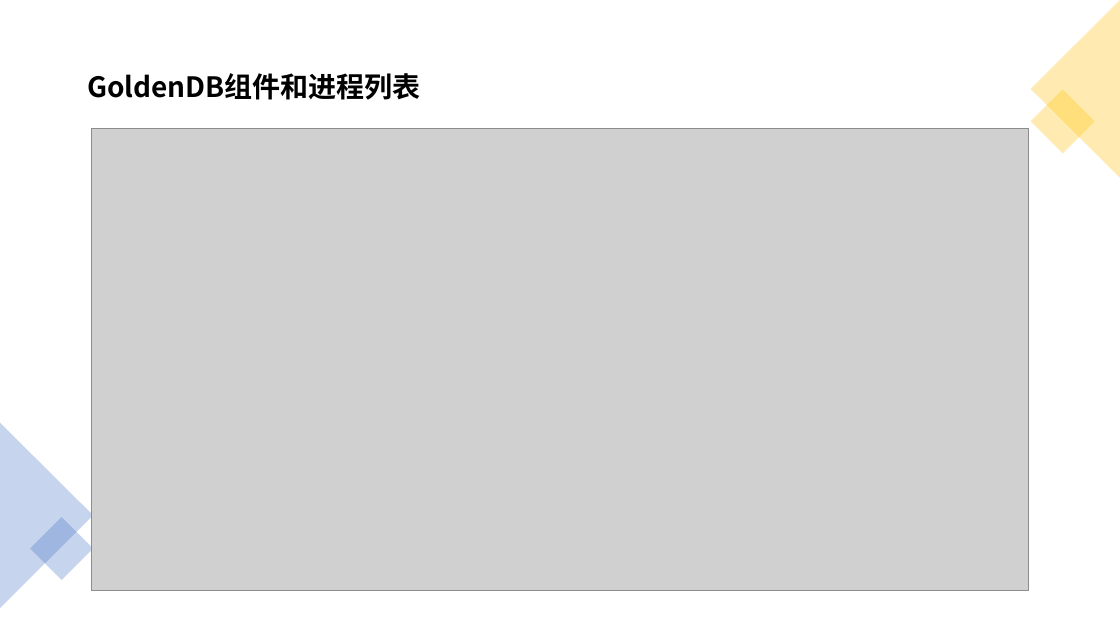
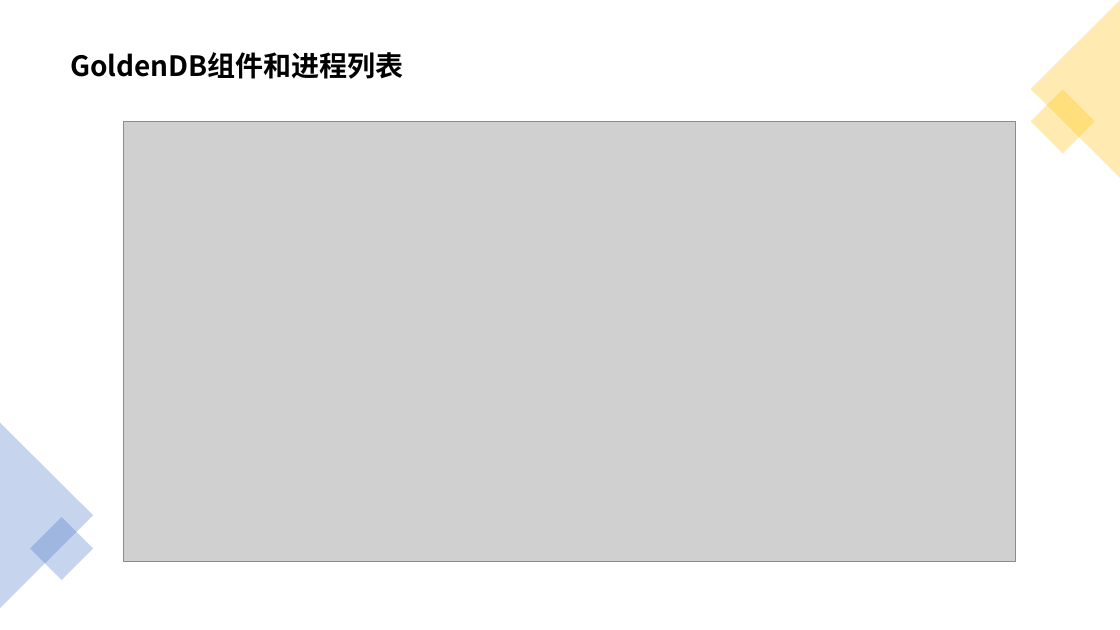
Before and after one commit to yedushusheng/mysql-learning, a slide deck: slide 3 of 28. OLTP/GoldenDB分布式数据库.pptx. Drawn at 1120x630 pixels with LibreOffice and Linux fonts; fonts in the diff are those of the drawing; grey boxes stand for pictures. Boxes give left, top, right and bottom in pixels: in the first picture for what was removed or moved away, otherwise in the second. Text is boxed around its words. In the diff, an @@ line names an element or a change of style, - is before the commit and + after.

```diff
--- a/28. OLTP/GoldenDB分布式数据库.pptx
+++ b/28. OLTP/GoldenDB分布式数据库.pptx
@@ text "GoldenDB组件和进程列表": place and size @@
-text "GoldenDB组件和进程列表" at box(87, 73, 421, 100)
+text "GoldenDB组件和进程列表" at box(70, 52, 404, 79)
@@ picture: place and size @@
-picture at box(92, 129, 1029, 591)
+picture at box(124, 122, 1017, 562)
```
Also in this commit, not shown: 8 other slides changed, 4 slides added.
